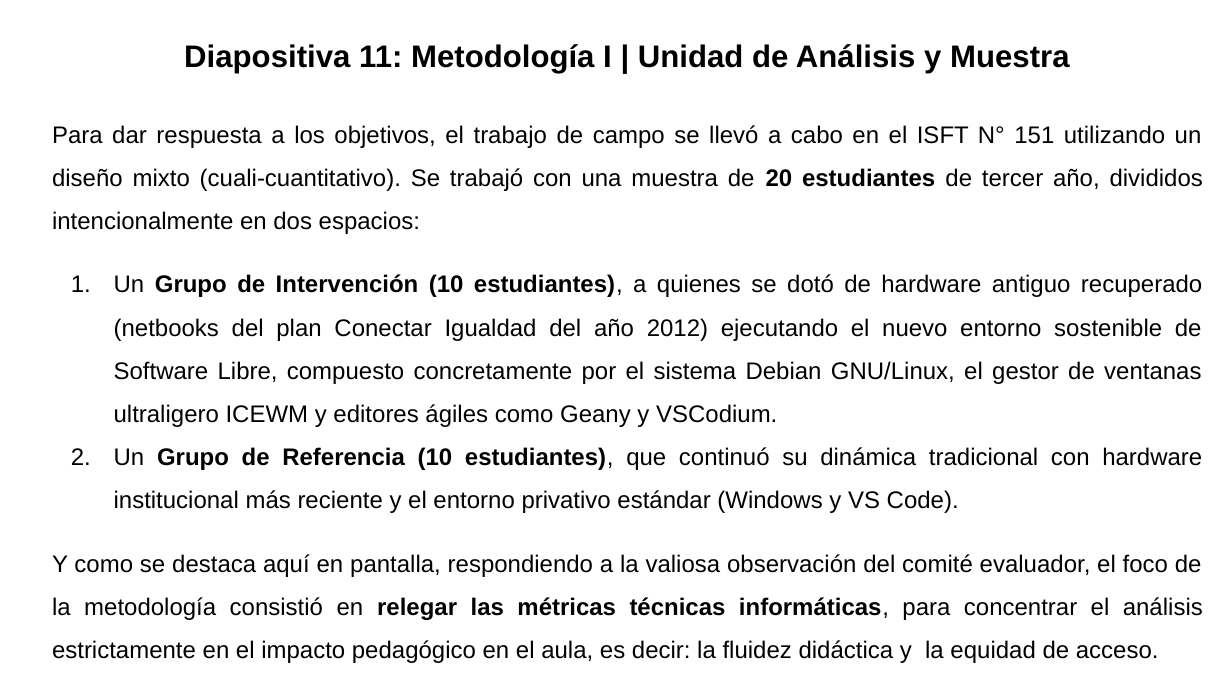
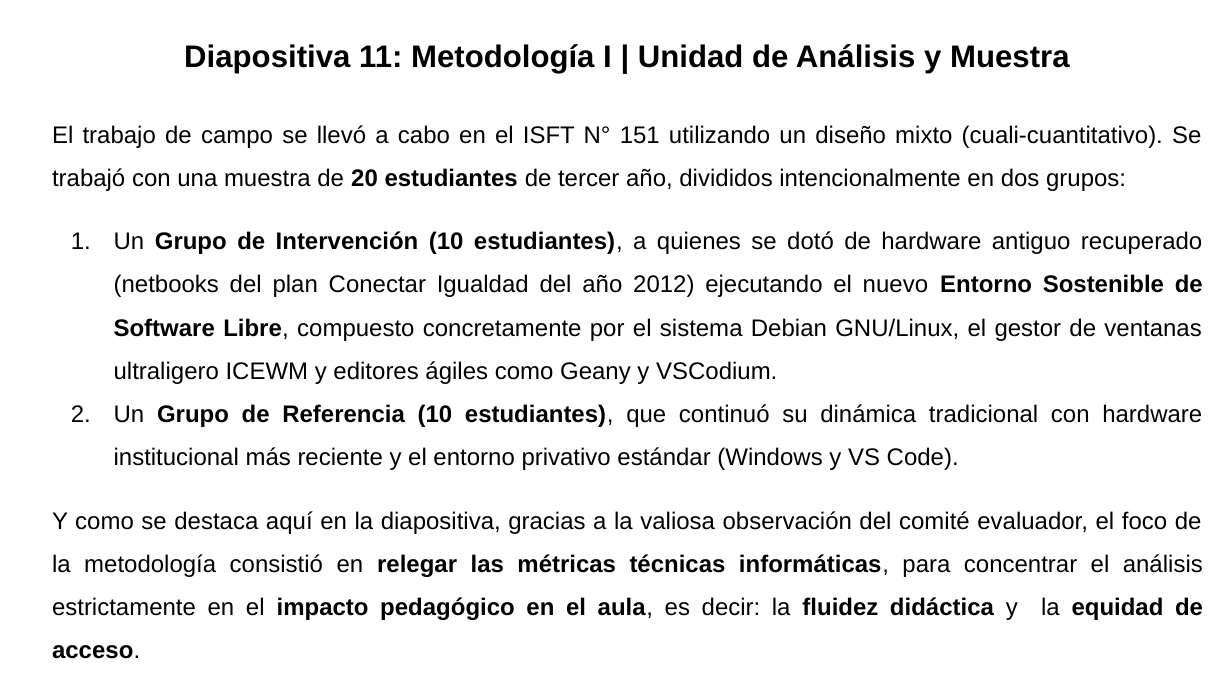
Before and after one commit to gabrielinuz/gabrielinuz.github.io, a slide deck: slide 12 of doc/GUION_DE_DEFENSA_LTE.pptx. Drawn at 1232x693 pixels with LibreOffice and Linux fonts; fonts in the diff are those of the drawing. Boxes give left, top, right and bottom in pixels: in the first picture for what was removed or moved away, otherwise in the second. Text is boxed around its words. In the diff, an @@ line names an element or a change of style, - is before the commit and + after.

```diff
--- a/doc/GUION_DE_DEFENSA_LTE.pptx
+++ b/doc/GUION_DE_DEFENSA_LTE.pptx
@@ text at [52,125,1203,384]: text changed @@
-Para dar respuesta a los objetivos, el trabajo de campo se llevó a cabo en el ISFT N° 151 utilizando un diseño mixto (cuali-cuantitativo). Se trabajó con una muestra de 20 estudiantes de tercer año, divididos intencionalmente en dos espacios:
-1. Un Grupo de Intervención (10 estudiantes), a quienes se dotó de hardware antiguo recuperado (netbooks del plan Conectar Igualdad del año 2012) ejecutando el nuevo entorno sostenible de Software Libre, compuesto concretamente por el sistema Debian GNU/Linux, el gestor de ventanas ultraligero ICEWM y editores ágiles como Geany y VSCodium.
+El trabajo de campo se llevó a cabo en el ISFT N° 151 utilizando un diseño mixto (cuali-cuantitativo). Se trabajó con una muestra de 20 estudiantes de tercer año, divididos intencionalmente en dos grupos:
+1. Un Grupo de Intervención (10 estudiantes), a quienes se dotó de hardware antiguo recuperado (netbooks del plan Conectar Igualdad del año 2012) ejecutando el nuevo Entorno Sostenible de Software Libre, compuesto concretamente por el sistema Debian GNU/Linux, el gestor de ventanas ultraligero ICEWM y editores ágiles como Geany y VSCodium.
@@ text at [52,511,1203,659]: text changed @@
-Y como se destaca aquí en pantalla, respondiendo a la valiosa observación del comité evaluador, el foco de la metodología consistió en relegar las métricas técnicas informáticas, para concentrar el análisis estrictamente en el impacto pedagógico en el aula, es decir: la fluidez didáctica y la equidad de acceso.
+Y como se destaca aquí en la diapositiva, gracias a la valiosa observación del comité evaluador, el foco de la metodología consistió en relegar las métricas técnicas informáticas, para concentrar el análisis estrictamente en el impacto pedagógico en el aula, es decir: la fluidez didáctica y la equidad de acceso.
```
Also in this commit, not shown: 12 other slides changed, 1 other file.
